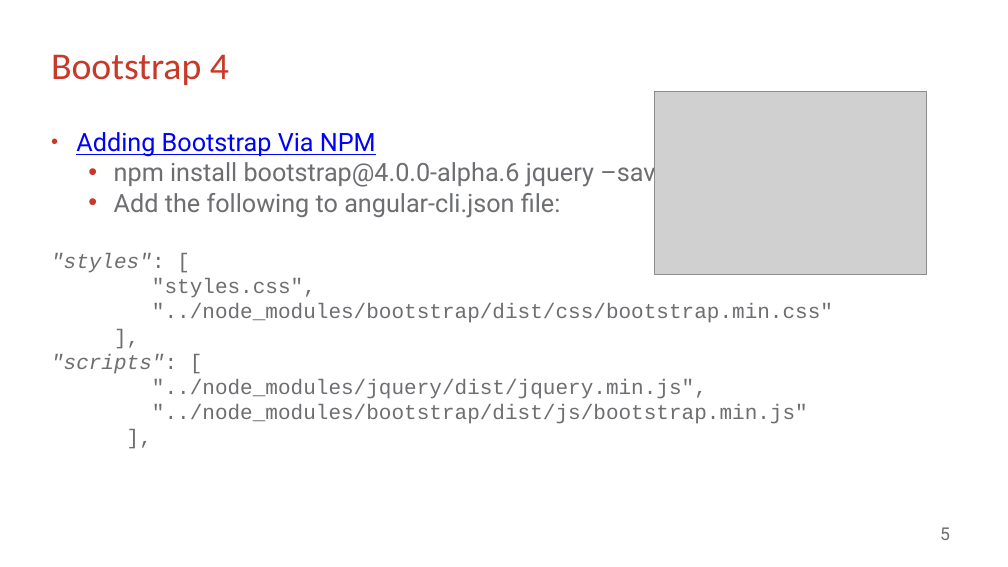
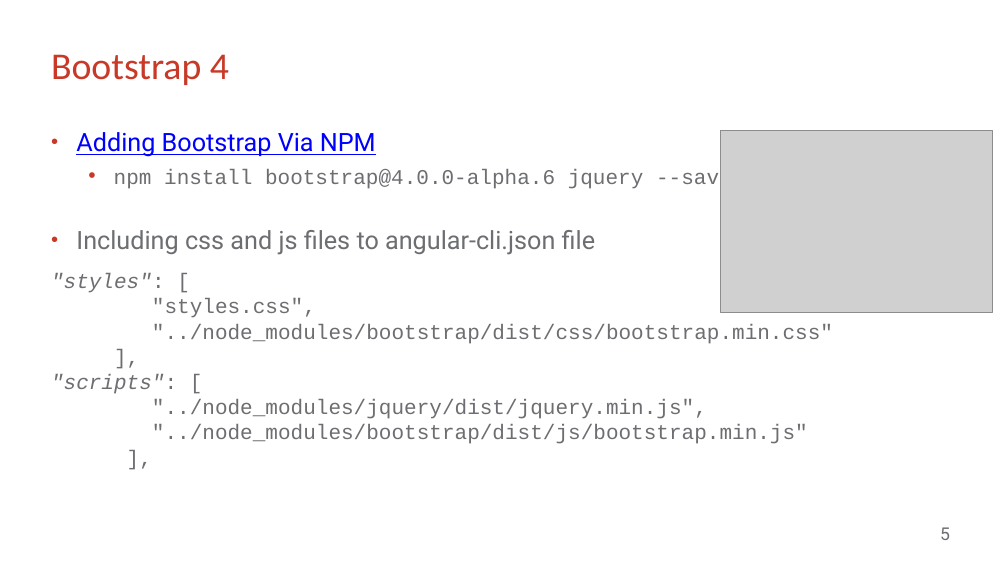
Before and after one commit to ViliusArminas/NRD_Akademija_2018_04, a slide deck: slide 5 of angular_project_part1.pptx. Drawn at 1008x567 pixels with LibreOffice and Linux fonts; fonts in the diff are those of the drawing; grey boxes stand for pictures; background and template pictures are left out. Boxes give left, top, right and bottom in pixels: in the first picture for what was removed or moved away, otherwise in the second. Text is boxed around its words. In the diff, an @@ line names an element or a change of style, - is before the commit and + after.

```diff
--- a/angular_project_part1.pptx
+++ b/angular_project_part1.pptx
@@ picture: place and size @@
-picture at (655, 91, 926, 274)
+picture at (721, 130, 992, 313)
@@ subtitle at (76, 169, 732, 255): text changed; size 24 to 20 pt; font Roboto to Courier New @@
-  • npm install bootstrap@4.0.0-alpha.6 jquery –save
-  • Add the following to angular-cli.json file:
+  • npm install bootstrap@4.0.0-alpha.6 jquery --save
+• Including css and js files to angular-cli.json file
```
Also in this commit, not shown: 4 other slides changed, 1 other file.
